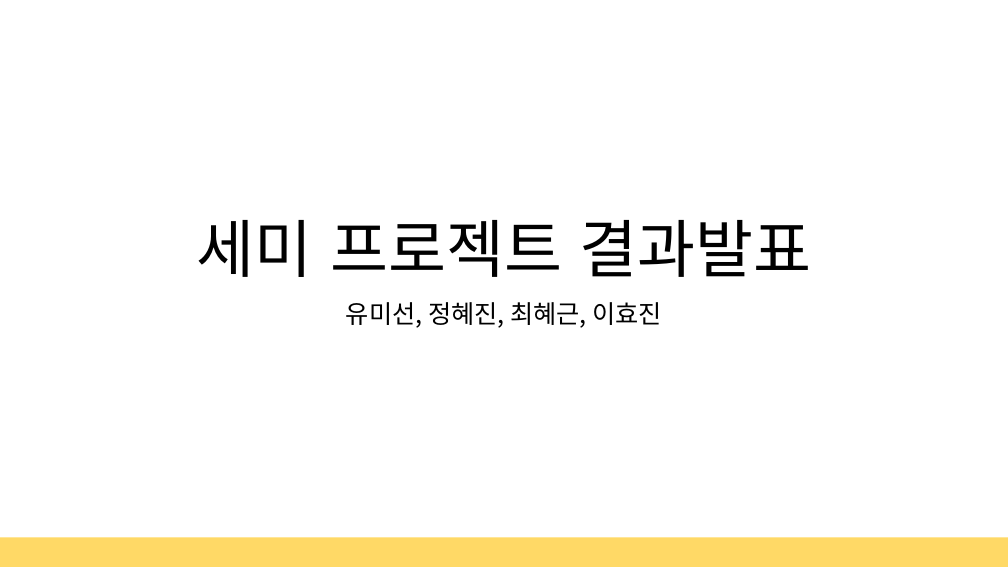
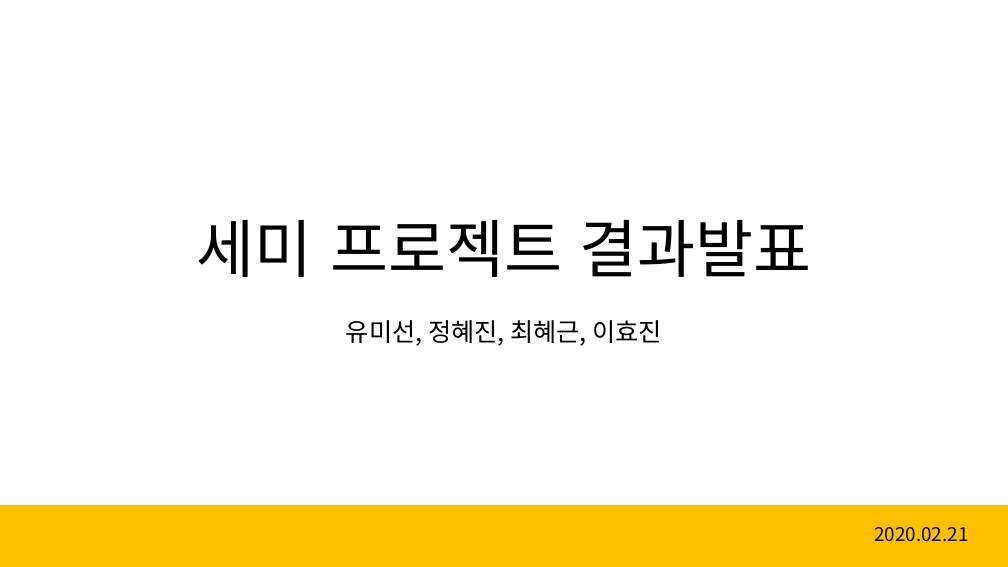
Before and after one commit to Mishuni/Multi_Food, a slide deck: slide 1 of 세미 프로젝트 결과발표.pptx. Drawn at 1008x567 pixels with LibreOffice and Linux fonts; fonts in the diff are those of the drawing; background and template pictures are left out. Boxes give left, top, right and bottom in pixels: in the first picture for what was removed or moved away, otherwise in the second. Text is boxed around its words. In the diff, an @@ line names an element or a change of style, - is before the commit and + after.

Commit message:
효진 css마무리

```diff
--- a/세미 프로젝트 결과발표.pptx
+++ b/세미 프로젝트 결과발표.pptx
@@ subtitle "유미선, 정혜진, 최혜근, 이효진" at (346, 320, 663, 346): line spacing 0.9 to 1.5 @@
@@ rectangle added at (0, 505, 1008, 567), fill #FFC000, outline #FFC000 1 pt @@
@@ rectangle removed at (0, 538, 1008, 567) @@
@@ text added at (874, 527, 968, 542), 18 pt, text #000000 @@
+2020.02.21
```
Also in this commit, not shown: 4 other slides changed, 10 slides added, 3 slides removed, 25 other files.
